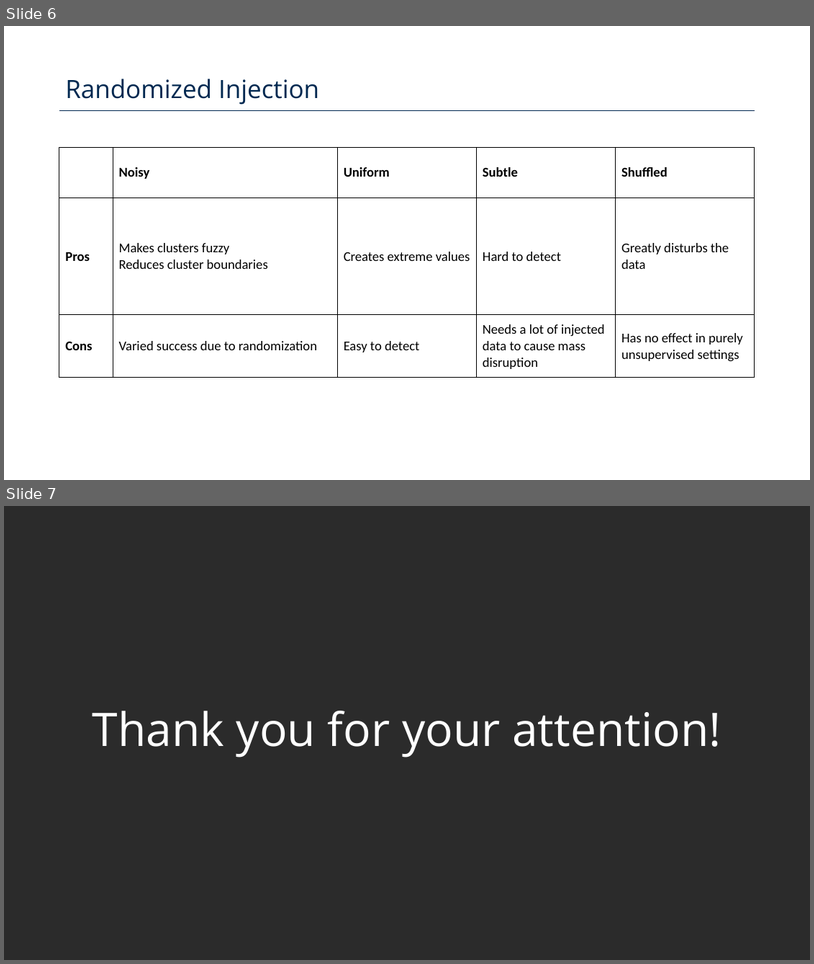
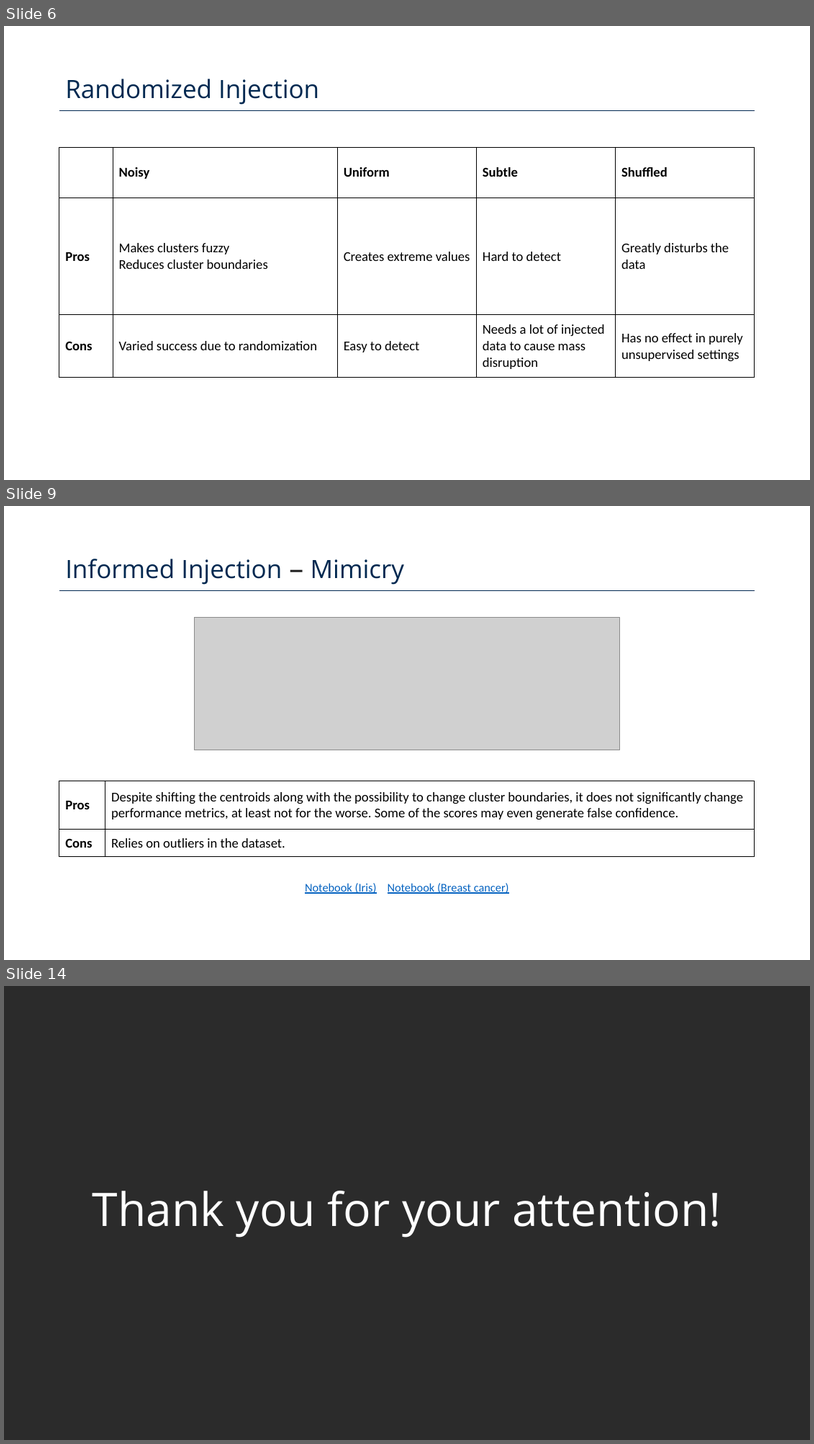
Before and after one commit to Poison-Cluster/poison-cluster, a slide deck: poison_cluster_defense.pptx. Shown one above the other, each under a label of ours: slides 6 and 7 before the commit, slides 6, 9 and 14 after it; the slides between them are not shown. The pictures are 814x964 and 814x1444 pixels, drawn with LibreOffice and Linux fonts; fonts in the diff are those of the drawing; grey boxes stand for pictures; background and template pictures are left out; a plain dark background stands for a picture behind light text. Boxes give left, top, right and bottom in pixels: in the first picture for what was removed or moved away, otherwise in the second. Text is boxed around its words. In the diff, an @@ line names an element or a change of style, - is before the commit and + after.

```diff
--- a/poison_cluster_defense.pptx
+++ b/poison_cluster_defense.pptx
@@ slide 9 added at (4,506,810,960), background #FFFFFF; not listed: 1 template element that a slide beside it also shows @@
@@ text added at (65,559,404,584), 30 pt, text #012850 @@
+Informed Injection — Mimicry
@@ picture added at (195,618,620,749) @@
@@ table added at (59,781,756,857), 2 rows, 2 columns @@
+Pros | Despite shifting the centroids along with the possibility to change cluster boundaries, it does not significantly change performance metrics, at least not for the worse. Some of the scores may even generate false confidence.
+Cons | Relies on outliers in the dataset.
@@ text added at (305,883,509,893), 14 pt, text #0563C1, underline @@
+Notebook (Iris) Notebook (Breast cancer)
@@ what was slide 7 is now slide 14 @@
```
Also in this commit, not shown: 2 slides changed, 6 other slides added.
